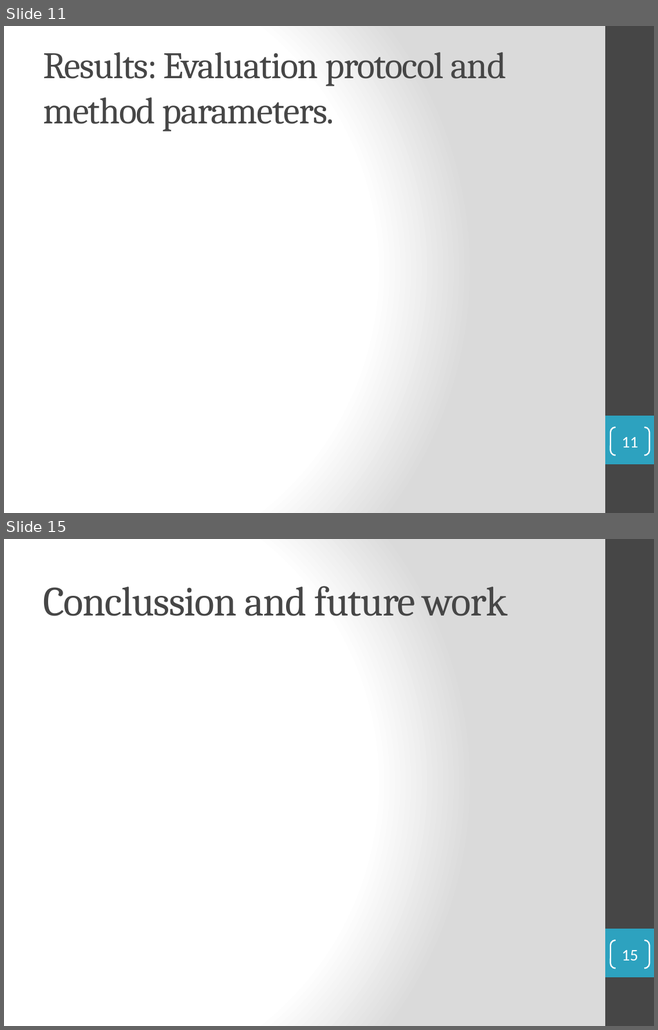
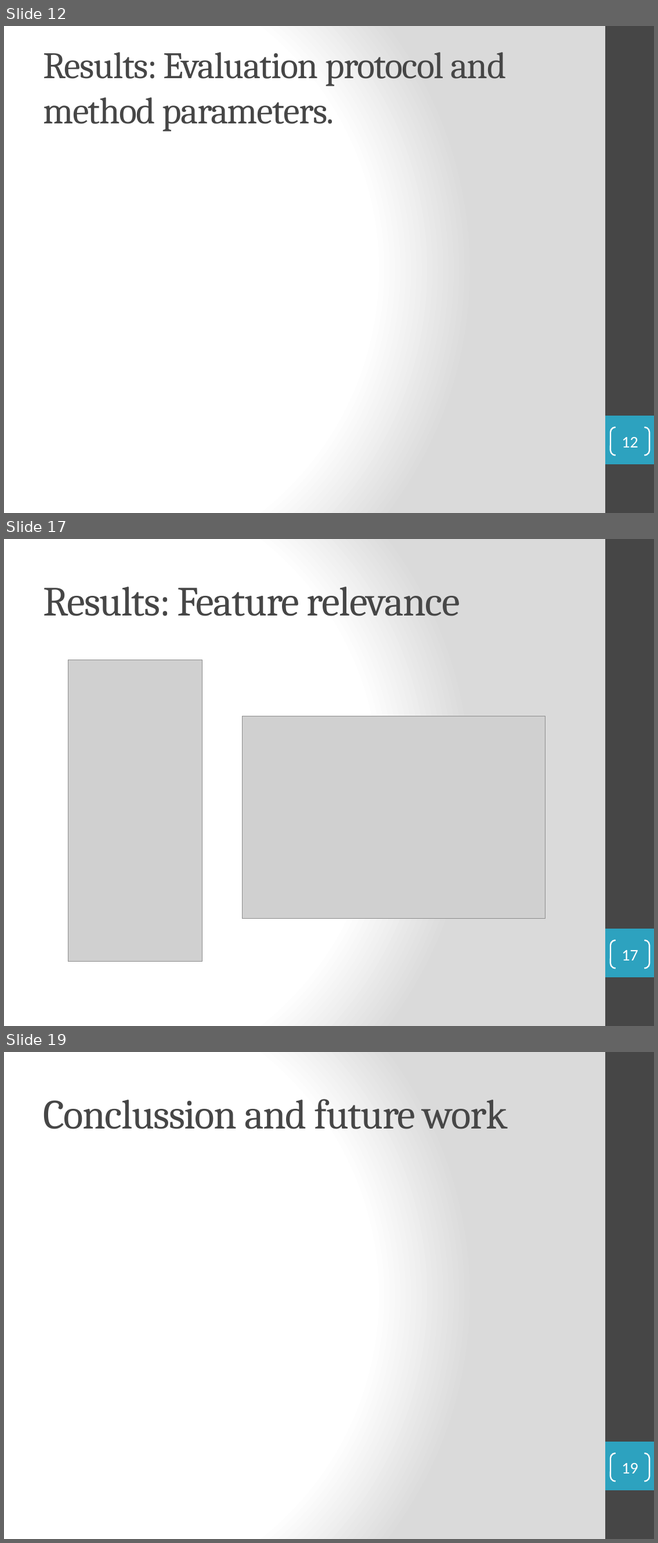
Before and after one commit to Ralleg314/TFG, a slide deck: Presentation.pptx. Shown one above the other, each under a label of ours: slides 11 and 15 before the commit, slides 12, 17 and 19 after it; the slides between them are not shown. The pictures are 658x1030 and 658x1543 pixels, drawn with LibreOffice and Linux fonts; fonts in the diff are those of the drawing; grey boxes stand for pictures. Boxes give left, top, right and bottom in pixels: in the first picture for what was removed or moved away, otherwise in the second. Text is boxed around its words. In the diff, an @@ line names an element or a change of style, - is before the commit and + after.

```diff
--- a/Presentation.pptx
+++ b/Presentation.pptx
@@ slide 17 added at (4, 539, 654, 1026), background gradient #FFFFFF to #DADADA; not listed: 2 template elements that a slide beside it also shows @@
@@ title added at (43, 587, 460, 616), 46 pt, text #464646 @@
+Results: Feature relevance
@@ picture added at (68, 660, 201, 962) @@
@@ picture added at (242, 716, 545, 919) @@
@@ page number added at (610, 940, 649, 968), outline #FFFFFF 1.5 pt, 18 pt, text #FFFFFF @@
+17
@@ what was slide 11 is now slide 12 @@
@@ page number at (621, 437, 637, 448): text changed @@
-11
+12
@@ what was slide 15 is now slide 19 @@
@@ page number at (621, 1463, 637, 1474): text changed @@
-15
+19
```
Also in this commit, not shown: 9 slides changed, 5 other slides added, 4 slides removed, 1 other file.
